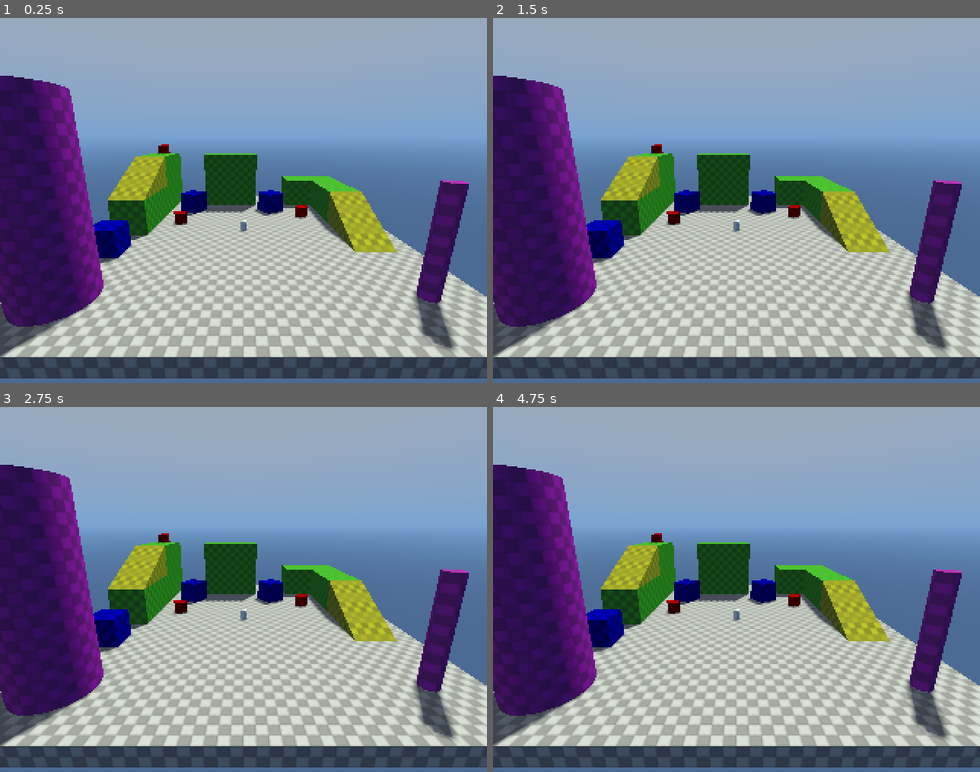
Above: before the commit, frames 1-4 (two rows, left to right).
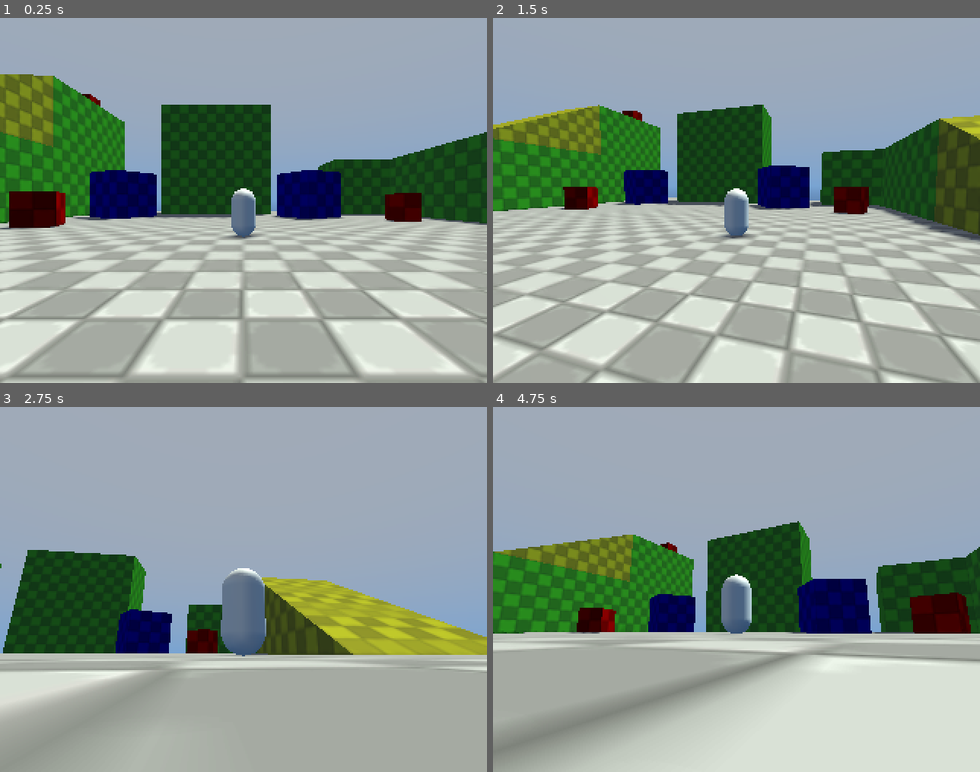
Above: after the commit, the same moments.

Repository: McInteractive23/Shard-Seaker
Game: Godot game, scene res://Levels/Dev Playground/dev_environment.tscn
Two runs of this game, one before a commit and one after it. Both use one fixed random seed, a clock stepped at 60 frames per second and the inputs below.
Inputs (mouse positions are in pixels of both pictures, inside the frame that each line leads up to):
- Up to frame 1 (0.25 s): no input
- Up to frame 2 (1.5 s): tap Enter at 0.5 s; move the mouse to (843, 182) at 0.52 s; hold D (Right, bound only after the commit) 0.53-1.28 s; click (843, 182) at 0.67 s; move the mouse to (639, 218) at 1.27 s; hold S (Backward, bound only after the commit) from 1.28 s (still down); click (639, 218) at 1.42 s
- Up to frame 3 (2.75 s): move the mouse to (292, 509) at 2.02 s; release S (Backward, bound only after the commit) at 2.03 s; hold D (Right, bound only after the commit) from 2.03 s (still down); click (292, 509) at 2.17 s
- Up to frame 4 (4.75 s): move the mouse to (712, 662) at 2.77 s; release D (Right, bound only after the commit) at 2.78 s; hold W (Forward, bound only after the commit) 2.78-3.53 s; click (712, 662) at 2.92 s; move the mouse to (882, 644) at 3.52 s; hold A (Left, bound only after the commit) from 3.53 s (still down); click (882, 644) at 3.67 s; move the mouse to (590, 534) at 4.27 s; click (590, 534) at 4.42 s

The runs differ from the first frame. In frame 1, 59% of the frame differs, in the area x 0-100%, y 15-100%; in frame 2, 59%; in frame 3, 64%; in frame 4, 62%.

Commit message:
Player Controller Redo
Player Controller 1/3 Basic movement
no jumping or gravity
no mesh just BEAN

Diff:
--- a/Levels/Dev Playground/dev_environment.tscn
+++ b/Levels/Dev Playground/dev_environment.tscn
@@ -6,7 +6,7 @@
 [ext_resource type="PackedScene" uid="uid://c668avcy1qx4v" path="res://Levels/Dev Playground/Dev Objects/yellow_dev_ramp.tscn" id="4_lt7gd"]
 [ext_resource type="PackedScene" uid="uid://cs6lc6yj4gxbo" path="res://Levels/Dev Playground/Dev Objects/purple_dev_pole_small.tscn" id="5_dult1"]
 [ext_resource type="PackedScene" uid="uid://d1il1pemhyf74" path="res://Levels/Dev Playground/Dev Objects/purple_dev_pole_big.tscn" id="6_s2h2c"]
-[ext_resource type="PackedScene" uid="uid://bk55hv8mne56w" path="res://Npcs/Player/Player Controler.tscn" id="7_s2h2c"]
+[ext_resource type="PackedScene" uid="uid://bk55hv8mne56w" path="res://Player/Player Controler.tscn" id="7_s2h2c"]
 
 [sub_resource type="ProceduralSkyMaterial" id="ProceduralSkyMaterial_j5ncr"]
 sky_top_color = Color(0.493, 0.52925, 0.58, 1)
@@ -194,6 +194,3 @@
 
 [node name="PlayerControler" parent="." instance=ExtResource("7_s2h2c")]
 transform = Transform3D(1, 0, 0, 0, 1, 0, 0, 0, 1, 0, 1, 0)
-
-[node name="Camera3D" type="Camera3D" parent="."]
-transform = Transform3D(1, 0, 0, 0, 0.965926, 0.258819, 0, -0.258819, 0.965926, 0, 8.46142, 19.5573)
--- /dev/null
+++ b/Player/Camera Controler.tscn
@@ -0,0 +1,9 @@
+[gd_scene load_steps=2 format=3 uid="uid://6e37se2harm8"]
+
+[ext_resource type="Script" uid="uid://usdpf34t0uw7" path="res://Player/camera_controler.gd" id="1_3qblu"]
+
+[node name="SpringArm3D" type="SpringArm3D"]
+spring_length = 5.0
+script = ExtResource("1_3qblu")
+
+[node name="Camera3D" type="Camera3D" parent="."]
--- a/Npcs/Player/Player Controler.tscn
+++ b/Player/Player Controler.tscn
@@ -1,4 +1,7 @@
-[gd_scene load_steps=3 format=3 uid="uid://bk55hv8mne56w"]
+[gd_scene load_steps=5 format=3 uid="uid://bk55hv8mne56w"]
+
+[ext_resource type="Script" uid="uid://bqbfk5fuqn5ts" path="res://Player/player_controler.gd" id="1_2ye63"]
+[ext_resource type="PackedScene" uid="uid://6e37se2harm8" path="res://Player/Camera Controler.tscn" id="2_ofvjj"]
 
 [sub_resource type="CapsuleMesh" id="CapsuleMesh_cmx0w"]
 radius = 0.25
@@ -10,9 +13,13 @@
 height = 1.0
 
 [node name="PlayerControler" type="CharacterBody3D"]
+script = ExtResource("1_2ye63")
 
 [node name="MeshInstance3D" type="MeshInstance3D" parent="."]
 mesh = SubResource("CapsuleMesh_cmx0w")
 
 [node name="CollisionShape3D" type="CollisionShape3D" parent="."]
 shape = SubResource("CapsuleShape3D_2ye63")
+
+[node name="Camera Controler" parent="." instance=ExtResource("2_ofvjj")]
+transform = Transform3D(1, 0, 0, 0, 1, 0, 0, 0, 1, 0, 0.25, 0)
--- /dev/null
+++ b/Player/camera_controler.gd
@@ -0,0 +1,25 @@
+extends Node3D
+
+@export var Mouse_Sensitivity : float = 0.005
+@export var Invert_Horizontal_Camera : bool = false
+@export var Invert_Vertical_Camera : bool = false
+
+func _input(event: InputEvent) -> void:
+	if event is InputEventMouseMotion:
+		rotate_from_vector(event.relative * Mouse_Sensitivity)
+
+func rotate_from_vector(v: Vector2) -> void:
+	if v.length() == 0:
+		return
+
+	if Invert_Horizontal_Camera == false:
+		rotation.y -= v.x
+	else:
+		rotation.y -= -v.x
+
+	if Invert_Vertical_Camera == false:
+		rotation.x -= v.y
+		rotation.x = clamp(rotation.x, deg_to_rad(-90), deg_to_rad(15))
+	else:
+		rotation.x -= -v.y
+		rotation.x = clamp(rotation.x, deg_to_rad(-90), deg_to_rad(15))
--- /dev/null
+++ b/Player/player_controler.gd
@@ -0,0 +1,12 @@
+extends CharacterBody3D
+
+@export var Base_Speed : float = 4.0
+
+@onready var Player_Camera : Camera3D = $"Camera Controler/Camera3D"
+
+var Movement_Input : Vector2 = Vector2.ZERO
+
+func _physics_process(_delta: float) -> void:
+	Movement_Input = Input.get_vector("Left","Right","Forward","Backward").rotated(-Player_Camera.global_rotation.y)
+	velocity = Vector3(Movement_Input.x,0,Movement_Input.y) * Base_Speed
+	move_and_slide()
--- a/project.godot
+++ b/project.godot
@@ -15,10 +15,17 @@
 config/features=PackedStringArray("4.4", "Forward Plus")
 config/icon="res://icon.svg"
 
+[debug]
+
+gdscript/warnings/untyped_declaration=1
+gdscript/warnings/inferred_declaration=1
+
 [display]
 
 window/size/viewport_width=320
 window/size/viewport_height=240
+window/size/mode=2
+window/size/always_on_top=true
 window/stretch/mode="viewport"
 
 [editor]
@@ -28,6 +35,34 @@
 [editor_plugins]
 
 enabled=PackedStringArray("res://addons/inspector_tabs/plugin.cfg")
+
+[input]
+
+Left={
+"deadzone": 0.2,
+"events": [Object(InputEventKey,"resource_local_to_scene":false,"resource_name":"","device":-1,"window_id":0,"alt_pressed":false,"shift_pressed":false,"ctrl_pressed":false,"meta_pressed":false,"pressed":false,"keycode":0,"physical_keycode":65,"key_label":0,"unicode":97,"location":0,"echo":false,"script":null)
+]
+}
+Right={
+"deadzone": 0.2,
+"events": [Object(InputEventKey,"resource_local_to_scene":false,"resource_name":"","device":-1,"window_id":0,"alt_pressed":false,"shift_pressed":false,"ctrl_pressed":false,"meta_pressed":false,"pressed":false,"keycode":0,"physical_keycode":68,"key_label":0,"unicode":100,"location":0,"echo":false,"script":null)
+]
+}
+Forward={
+"deadzone": 0.2,
+"events": [Object(InputEventKey,"resource_local_to_scene":false,"resource_name":"","device":-1,"window_id":0,"alt_pressed":false,"shift_pressed":false,"ctrl_pressed":false,"meta_pressed":false,"pressed":false,"keycode":0,"physical_keycode":87,"key_label":0,"unicode":119,"location":0,"echo":false,"script":null)
+]
+}
+Backward={
+"deadzone": 0.2,
+"events": [Object(InputEventKey,"resource_local_to_scene":false,"resource_name":"","device":-1,"window_id":0,"alt_pressed":false,"shift_pressed":false,"ctrl_pressed":false,"meta_pressed":false,"pressed":false,"keycode":0,"physical_keycode":83,"key_label":0,"unicode":115,"location":0,"echo":false,"script":null)
+]
+}
+Jump={
+"deadzone": 0.2,
+"events": [Object(InputEventKey,"resource_local_to_scene":false,"resource_name":"","device":-1,"window_id":0,"alt_pressed":false,"shift_pressed":false,"ctrl_pressed":false,"meta_pressed":false,"pressed":false,"keycode":0,"physical_keycode":32,"key_label":0,"unicode":32,"location":0,"echo":false,"script":null)
+]
+}
 
 [rendering]
 
Not shown, added: Player/camera_controler.gd.uid
Not shown, added: Player/player_controler.gd.uid
